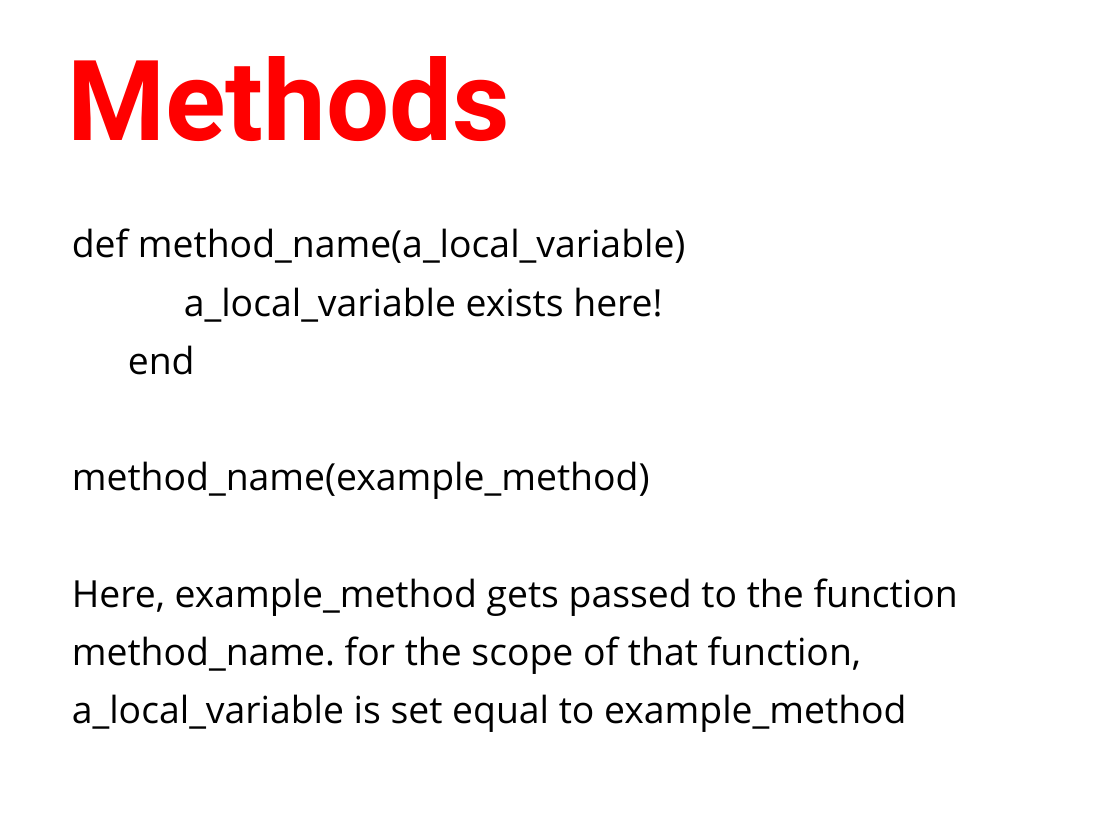
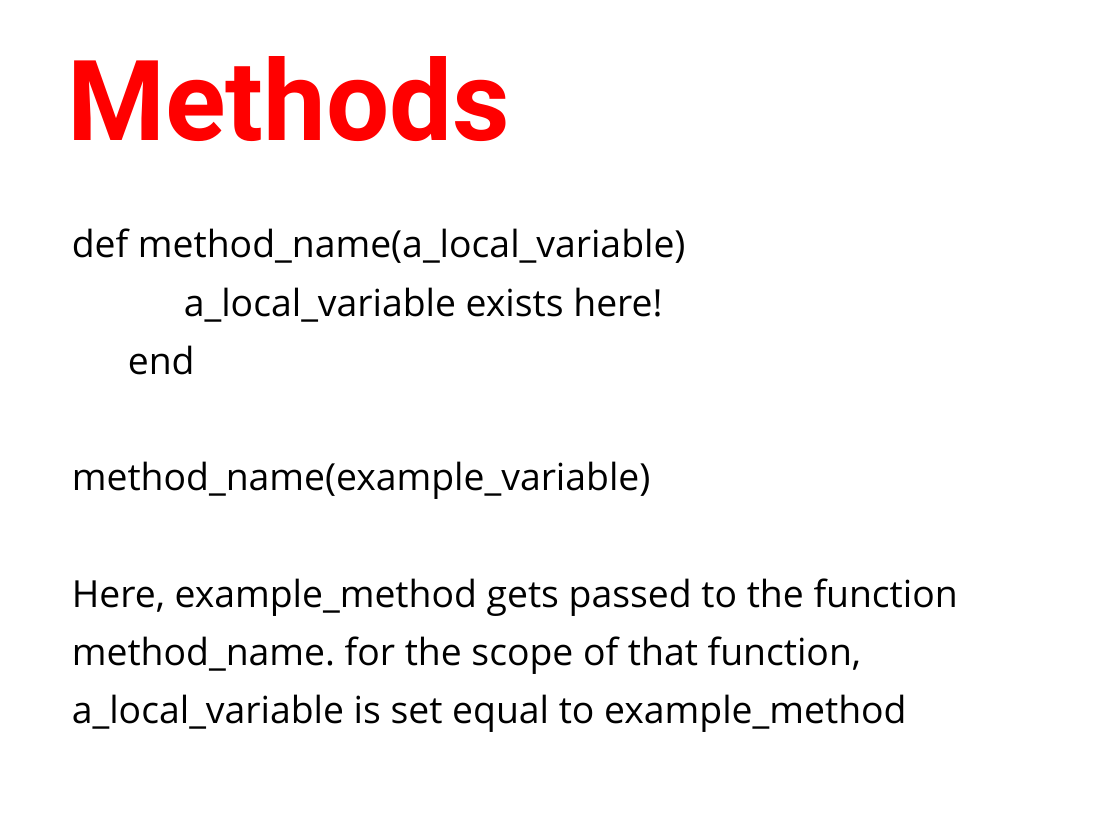
Before and after one commit to humanitiesprogramming/slides, a slide deck: slide 10 of day2-review.pptx. Drawn at 1120x840 pixels with LibreOffice and Linux fonts; fonts in the diff are those of the drawing. Boxes give left, top, right and bottom in pixels: in the first picture for what was removed or moved away, otherwise in the second. Text is boxed around its words. In the diff, an @@ line names an element or a change of style, - is before the commit and + after.

```diff
--- a/day2-review.pptx
+++ b/day2-review.pptx
@@ text at box(72, 461, 651, 499): text changed @@
-method_name(example_method)
+method_name(example_variable)
```
Also in this commit, not shown: 2 other slides changed, 1 slide added, 4 other files.
